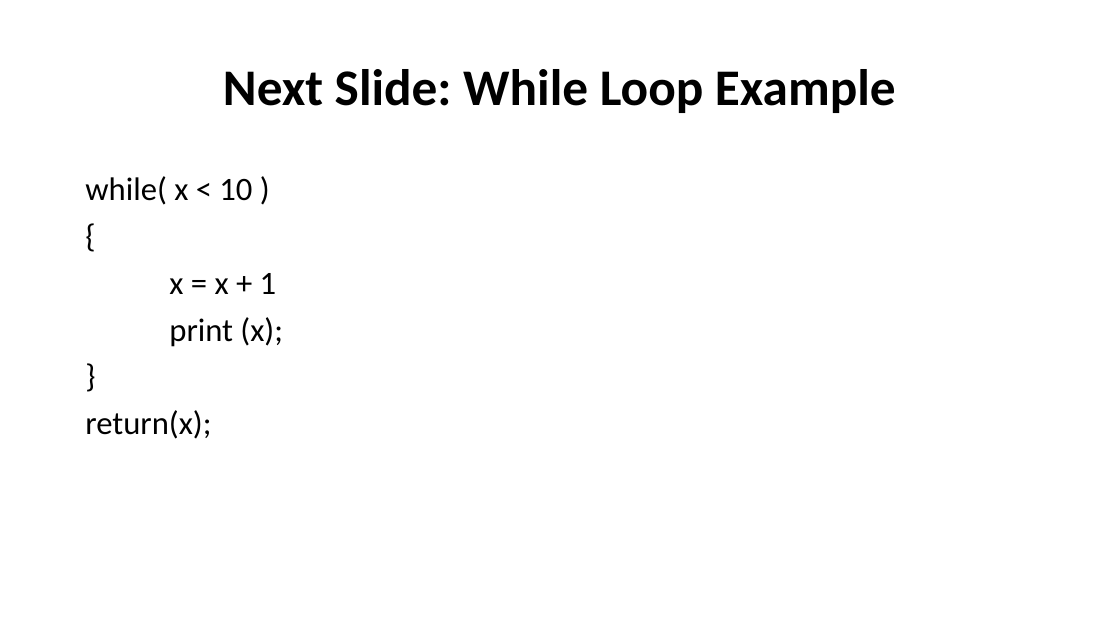
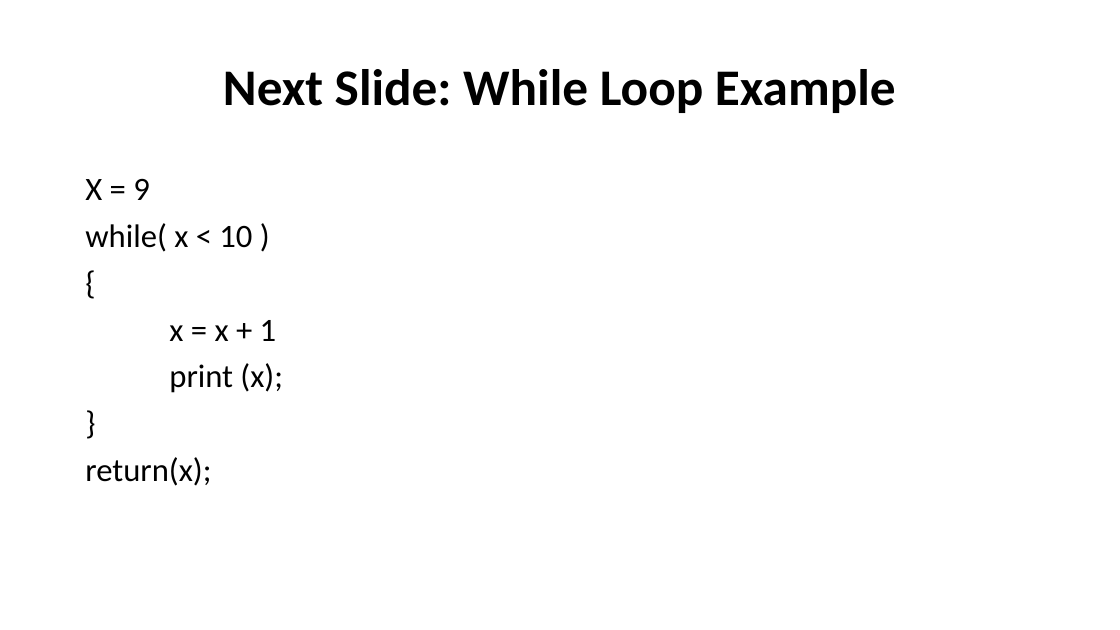
Before and after one commit to ChangJoseph/MeerCode, a slide deck: slide 5 of documentation/Annotated Syntax Trees.pptx. Drawn at 1120x630 pixels with LibreOffice and Linux fonts; fonts in the diff are those of the drawing. Boxes give left, top, right and bottom in pixels: in the first picture for what was removed or moved away, otherwise in the second. Text is boxed around its words. In the diff, an @@ line names an element or a change of style, - is before the commit and + after.

```diff
--- a/documentation/Annotated Syntax Trees.pptx
+++ b/documentation/Annotated Syntax Trees.pptx
@@ text at [85,178,150,200]: paragraph added @@
+X = 9
```
Also in this commit, not shown: 5 other slides changed.
